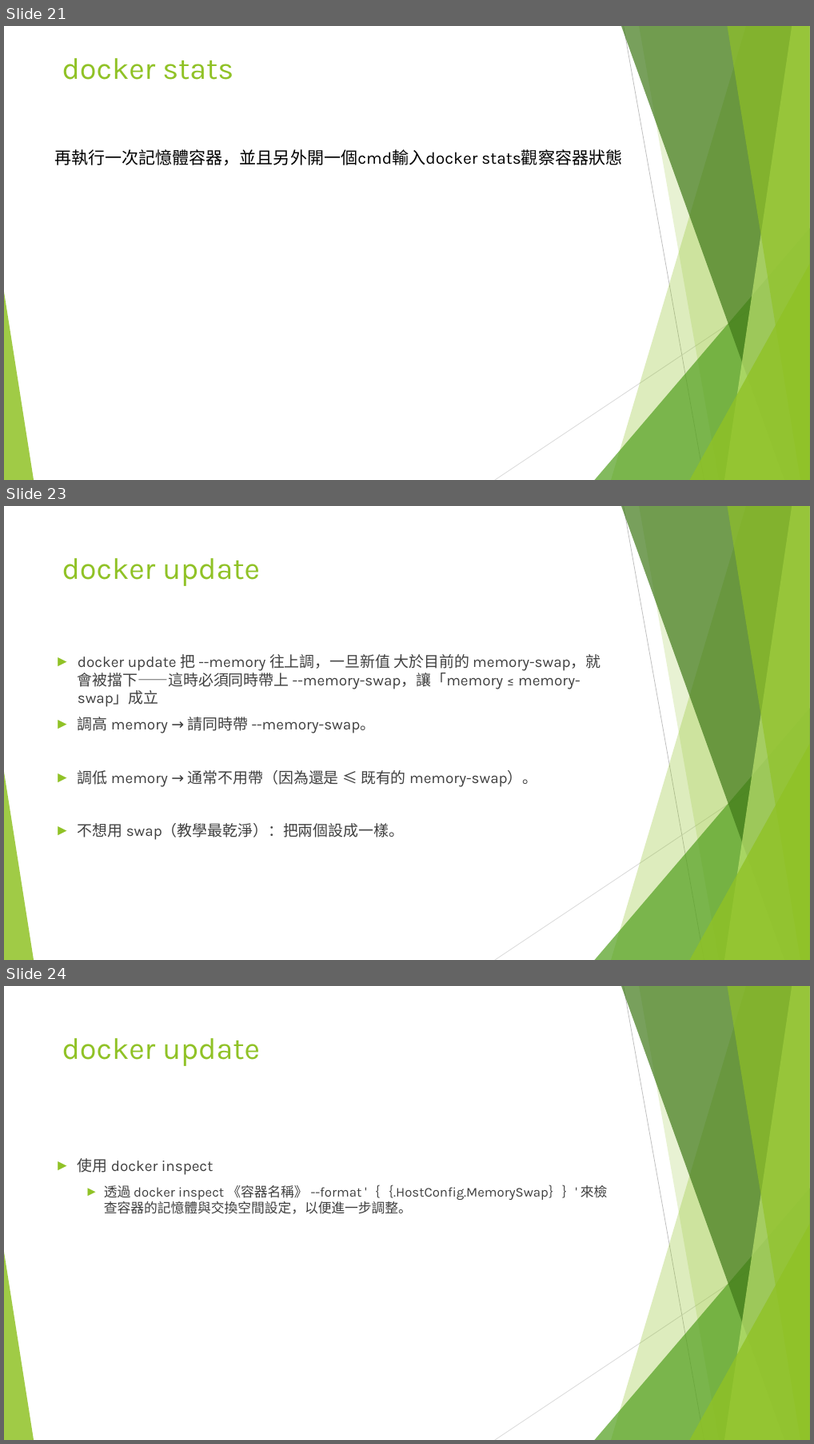
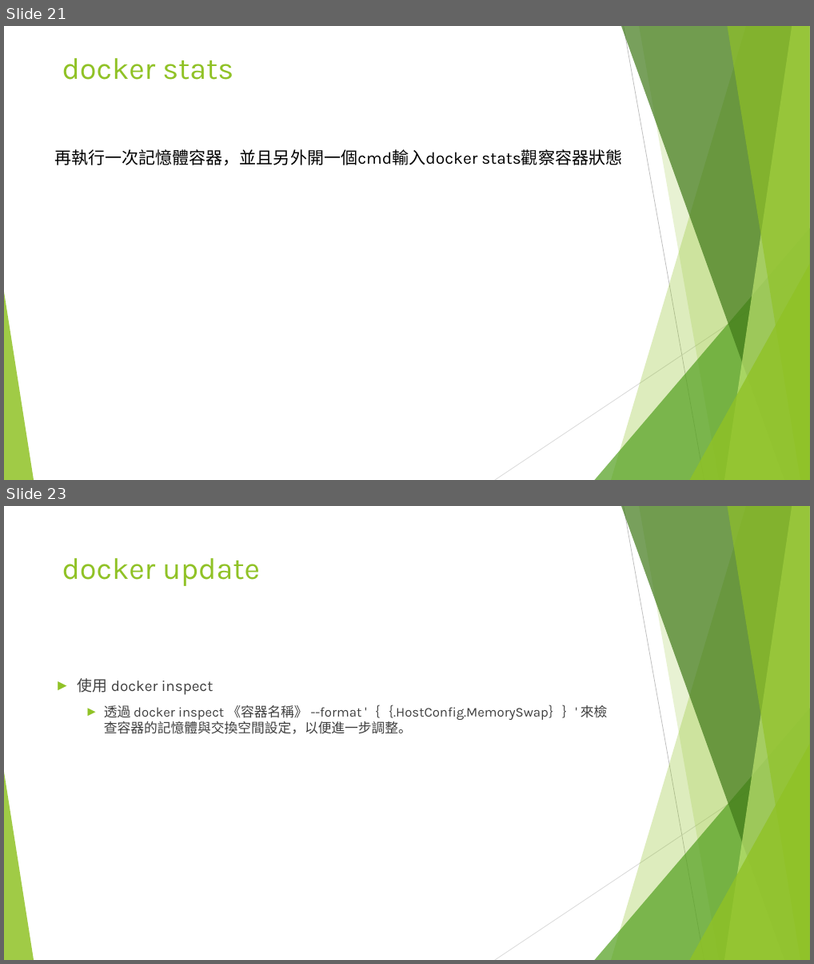
Before and after one commit to coolyuoo/Docker.Class4, a slide deck: 單元4.容器資源配置.pptx. Shown one above the other, each under a label of ours: slides 21, 23 and 24 before the commit, slides 21 and 23 after it; the slides between them are not shown. The pictures are 814x1444 and 814x964 pixels, drawn with LibreOffice and Linux fonts; fonts in the diff are those of the drawing. Boxes give left, top, right and bottom in pixels: in the first picture for what was removed or moved away, otherwise in the second. Text is boxed around its words. In the diff, an @@ line names an element or a change of style, - is before the commit and + after.

```diff
--- a/單元4.容器資源配置.pptx
+++ b/單元4.容器資源配置.pptx
@@ slide 23 removed at (4,506,810,960), background #FFFFFF; not listed: 10 template elements that a slide beside it also shows @@
@@ title removed at (62,558,260,586) @@
-docker update
@@ text removed at (78,654,601,840) @@
-► docker update 把 --memory 往上調，一旦新值 大於目前的 memory-swap，就會被擋下——這時必須同時帶上 --memory-swap，讓「memory ≤ memory-swap」成立
-► 調高 memory → 請同時帶 --memory-swap。
-► 調低 memory → 通常不用帶（因為還是 ≤ 既有的 memory-swap）。
-► 不想用 swap（教學最乾淨）：把兩個設成一樣。
@@ what was slide 24 is now slide 23 @@
```
Also in this commit, not shown: 2 slides changed, 2 other slides removed, 1 other file.
